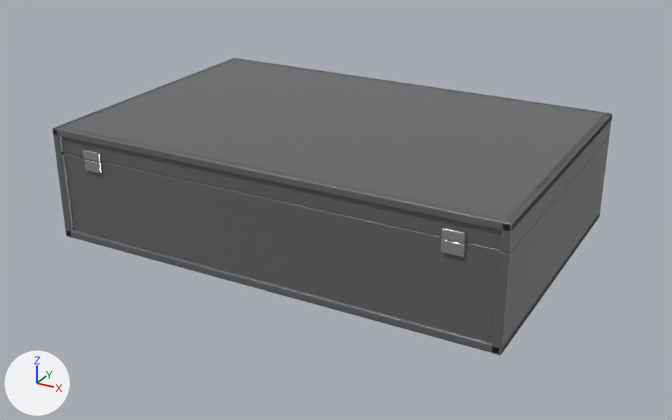
The glTF model pockets-volume-5-storage.glb, before and after one commit.
Both versions are drawn from a 50 mm camera at (0.278, -0.509, 0.267) aimed at (0.003, -0.009, 0.017). The lights are fixed; the arrows at lower left show +X, +Y and +Z. The older version comes first. Where no turn or scale is listed for an object, it has been applied to the vertices. Vertices at exactly the same position are counted once.

Names of what the first picture shows: 'Case_base', 'Case_end.001', 'Case_side', 'Case_side.001', 'Lid_end.001', 'Lid_side', 'Lid_side.001', 'Lid_top' and 5 more.
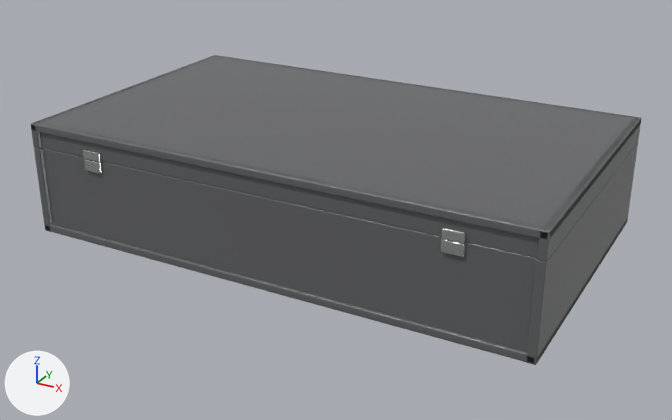
Commit message: Uniform 21-slot pocket boxes: assets 4 of 4

The change, as a diff of the scene's bpy script:
```diff
--- a/pockets-volume-5-storage.glb.py
+++ b/pockets-volume-5-storage.glb.py
@@ me_cube_014 @@
 # used by ob_case_base; location = (0.0, 0.0, 0.0028)
-me_cube_014.from_pydata(...)  # 96 vertices, 188 faces; spans x -0.152..0.152, y -0.102..0.102, z -0.003..0.003
+me_cube_014.from_pydata(...)  # 96 vertices, 188 faces; spans x -0.171..0.171, y -0.102..0.102, z -0.003..0.003
+# me_cube_014 part 1: the whole mesh is scaled about its middle by (1.13, 1, 1)
 me_cube_014.materials.append(mat_utsw_shell_plastic_gray)
@@ me_cube_016 @@
 # used by ob_case_end_001; location = (0.0, -0.0978, 0.0298)
-me_cube_016.from_pydata(...)  # 96 vertices, 188 faces; spans x -0.147..0.147, y -0.002..0.002, z -0.03..0.03
+me_cube_016.from_pydata(...)  # 96 vertices, 188 faces; spans x -0.166..0.166, y -0.002..0.002, z -0.03..0.03
+# me_cube_016 part 2: the whole mesh is scaled about its middle by (1.13, 1, 1)
 me_cube_016.materials.append(mat_utsw_shell_plastic_gray)
@@ me_cube_020 @@
 # used by ob_lid_end_001; location = (0.0, -0.098, 0.0679)
-me_cube_020.from_pydata(...)  # 96 vertices, 188 faces; spans x -0.147..0.147, y -0.002..0.002, z -0.008..0.008
+me_cube_020.from_pydata(...)  # 96 vertices, 188 faces; spans x -0.166..0.166, y -0.002..0.002, z -0.008..0.008
+# me_cube_020 part 3: the whole mesh is scaled about its middle by (1.13, 1, 1)
 me_cube_020.materials.append(mat_utsw_shell_plastic_gray)
@@ me_cube_046 @@
 # used by ob_lid_top; location = (0.0, 0.0, 0.0737)
-me_cube_046.from_pydata(...)  # 96 vertices, 188 faces; spans x -0.152..0.152, y -0.102..0.102, z -0.003..0.003
+me_cube_046.from_pydata(...)  # 96 vertices, 188 faces; spans x -0.171..0.171, y -0.102..0.102, z -0.003..0.003
+# me_cube_046 part 4: the whole mesh is scaled about its middle by (1.13, 1, 1)
 me_cube_046.materials.append(mat_utsw_shell_plastic_gray)
@@ ob_case_side @@
 ob_case_side = bpy.data.objects.new('Case_side', me_cube_017)
-ob_case_side.location = (-0.1496, 0.0, 0.0298)
+ob_case_side.location = (-0.1687, 0.0, 0.0298)
@@ ob_case_side_001 @@
 ob_case_side_001 = bpy.data.objects.new('Case_side.001', me_cube_018)
-ob_case_side_001.location = (0.1496, 0.0, 0.0298)
+ob_case_side_001.location = (0.1687, 0.0, 0.0298)
@@ ob_lid_side @@
 ob_lid_side = bpy.data.objects.new('Lid_side', me_cube_040)
-ob_lid_side.location = (-0.1499, 0.0, 0.0679)
+ob_lid_side.location = (-0.1689, 0.0, 0.0679)
@@ ob_lid_side_001 @@
 ob_lid_side_001 = bpy.data.objects.new('Lid_side.001', me_cube_043)
-ob_lid_side_001.location = (0.1499, 0.0, 0.0679)
+ob_lid_side_001.location = (0.1689, 0.0, 0.0679)
```

Boxes [x1, y1, x2, y2] around the edits, measured in the pictures (672 x 420 px):
'Lid_top', rescaled (9% wider, 6% taller)
    before: [54, 58, 612, 231]
    after: [33, 55, 641, 239]
'Case_end.001', rescaled (13% wider, 8% taller)
    before: [64, 153, 500, 342]
    after: [43, 148, 537, 352]
'Case_side.001', moved
    before: [491, 137, 609, 355]
    after: [526, 142, 638, 365]
'Lid_end.001', rescaled (14% wider, 11% taller)
    before: [62, 128, 501, 250]
    after: [40, 123, 540, 258]
'Case_base', rescaled (9% wider)
    before: [67, 213, 600, 353]
    after: [45, 218, 628, 363]
'Lid_side.001', moved
    before: [500, 112, 612, 253]
    after: [537, 117, 641, 262]
'Case_side', moved
    before: [56, 152, 74, 238]
    after: [34, 148, 52, 232]
'Lid_side', moved
    before: [53, 58, 235, 153]
    after: [31, 55, 218, 148]
